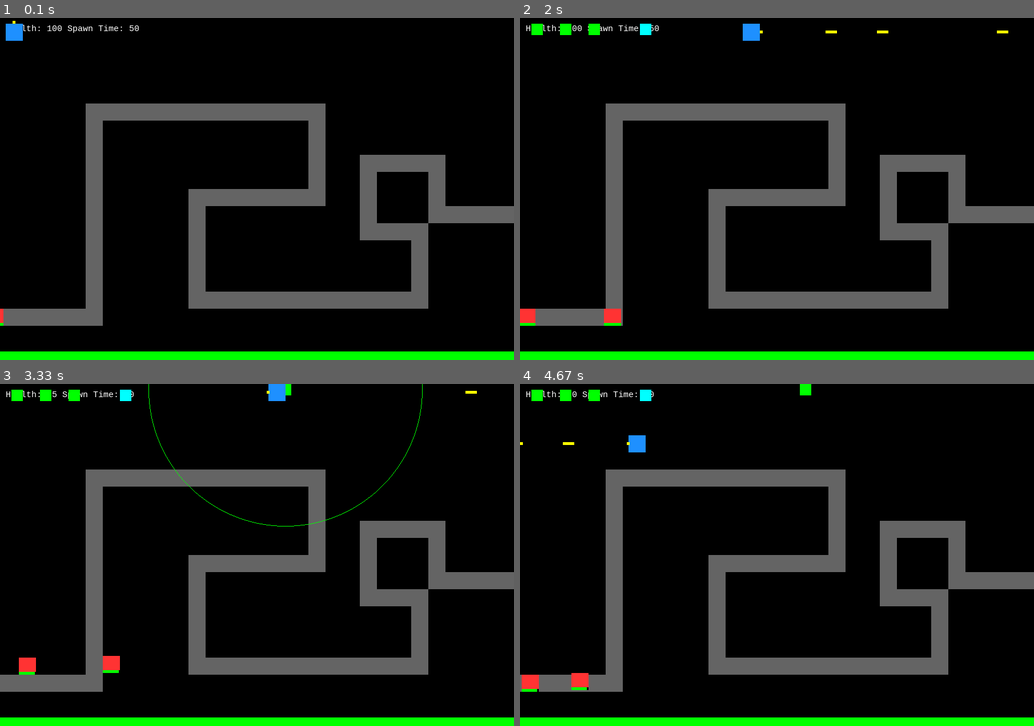
Above: before the commit, frames 1-4 (two rows, left to right).
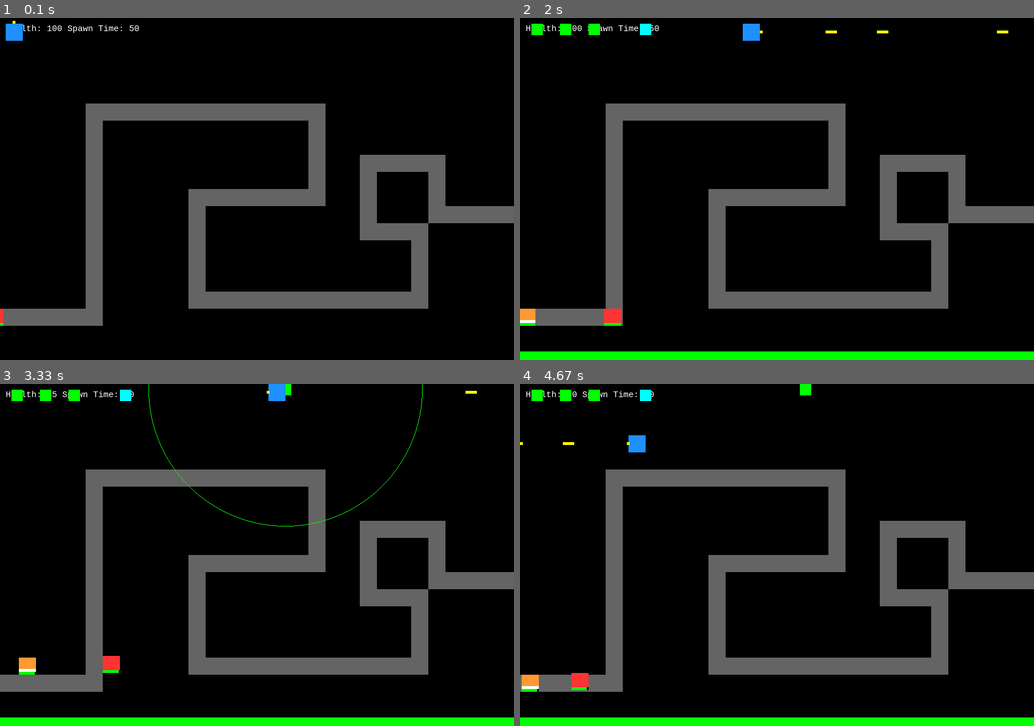
Above: after the commit, the same moments.

Repository: JasZhe/Tower-Defense
Game: pygame game, started from game.py
Two runs of this game, one before a commit and one after it. Both use one fixed random seed, a clock stepped at 60 frames per second and the inputs below. The source is Python 2; it was converted automatically to run under Python 3.
Inputs:
- Up to frame 1 (0.1 s): no input
- Up to frame 2 (2 s): hold T 0.33-0.8 s; hold Right 0.33-0.8 s; tap Space at 0.83, 1.23, 1.53, 1.73 s; hold U 1.17-1.63 s; hold Right 1.17-1.63 s; hold D 1.17-1.63 s; tap T at 1.32 s; hold Right from 1.67 s (still down); hold D from 1.67 s (still down)
- Up to frame 3 (3.33 s): tap Space at 2.03, 2.23, 2.57, 2.87, 3.07 s; release Right at 2.13 s; release D at 2.13 s; hold Up 2.17-2.47 s; hold W 2.17-2.47 s; tap J at 2.32 s; hold Right 2.5-2.97 s; hold D 2.5-2.97 s; tap T at 2.65 s; hold Left from 3 s (still down); hold A from 3 s (still down)
- Up to frame 4 (4.67 s): tap Space at 3.37, 3.63, 3.97, 4.27, 4.4 s; release Left at 3.53 s; release A at 3.53 s; hold Down 3.57-3.87 s; hold S 3.57-3.87 s; tap J at 3.72 s; hold G 3.9-4.3 s; hold Left 3.9-4.3 s; hold A 3.9-4.3 s; tap T at 4.05 s; hold Left from 4.33 s (still down); hold A from 4.33 s (still down)

The runs differ from the first frame. In frame 1, 2.5% of the frame differs, in the area x 0-100%, y 97-100%; in frame 2, 0.1%; in frame 3, 0.1%; in frame 4, 0.1%.

Commit message:
added shield enemies, added bullet types, aoe damage should work better now, moved sounds to properties, towers return their bullet type

Diff:
--- /dev/null
+++ b/bullets.py
@@ -0,0 +1,47 @@
+import pygame, sys
+from functions import *
+from properties import *
+
+class Bullet(object):
+    def __init__(self, speed, pos, colour, screen_height, screen_width, width = 5, height = 20, damage = 10):
+        self.speed = speed
+        # Inital position of the bullet ie. where the player made the shot
+        self.body = pygame.Rect(pos, (width, height))
+        self.colour = colour
+        self.screen_height = screen_height
+        self.screen_width = screen_width
+        self.damage = damage
+
+    def update(self):
+        self.body.move_ip(self.speed)
+
+    # Return true if the bullet leaves the screen
+    # percent_margin is the the margin buffer outsize the view before it's destroyed
+    def check_destroy(self, percent_margin = 0.2):
+        if self.body.top > self.screen_height * (1 + percent_margin) \
+        or self.body.bottom < 0 - self.screen_height * percent_margin \
+        or self.body.left > self.screen_width * (1 + percent_margin) \
+        or self.body.right < 0 - self.screen_width * percent_margin:
+            return True
+        else:
+            return False
+
+
+class Sniper_Bullet(Bullet):
+    def __init__(self, bullet):
+        self.speed = bullet.speed
+        self.body = bullet.body
+        self.colour = bullet.colour
+        self.screen_height = bullet.screen_height
+        self.screen_width = bullet.screen_width
+        self.damage = bullet.damage
+
+
+class Heavy_Bullet(Bullet):
+    def __init__(self, bullet):
+        self.speed = bullet.speed
+        self.body = bullet.body
+        self.colour = bullet.colour
+        self.screen_height = bullet.screen_height
+        self.screen_width = bullet.screen_width
+        self.damage = bullet.damage
--- a/classes.py
+++ b/classes.py
@@ -48,63 +48,63 @@
             pygame.draw.rect(screen, self.gun_colour,
             pygame.Rect(coord_add(self.body.topright, (0,  (self.body.height - self.gun_size)/2)),
                 (self.gun_size, self.gun_size)))
-
+"""
 class Enemy(object):
-        # Add health
-        def __init__(self, body, colour, velocity, screen_width, screen_height, hp, max_hp = 100):
-
-            self.body = body
-            self.velocity = velocity # Tuple (v_x, v_y)
-            self.colour = colour
-            self.screen_width = screen_width
-            self.screen_height = screen_height
-            self.hp = hp
-            self.max_hp = max_hp
-
-
-        def update(self):
-            self.body.move_ip(self.velocity)
-
-        # Return true if the enemy has left the screen or destroyed
-        def check_destroy(self, percent_margin = 0.2):
-            if self.hp <= 0 \
-            or self.body.top > self.screen_height * (1 + percent_margin) \
-            or self.body.bottom < 0 - self.screen_height * percent_margin \
-            or self.body.left > self.screen_width * (1 + percent_margin) \
-            or self.body.right < 0 - self.screen_width * percent_margin:
-                return True
+    # Add health
+    def __init__(self, body, colour, velocity, screen_width, screen_height, hp, max_hp = 100):
+
+        self.body = body
+        self.velocity = velocity # Tuple (v_x, v_y)
+        self.colour = colour
+        self.screen_width = screen_width
+        self.screen_height = screen_height
+        self.hp = hp
+        self.max_hp = max_hp
+
+
+    def update(self):
+        self.body.move_ip(self.velocity)
+
+    # Return true if the enemy has left the screen or destroyed
+    def check_destroy(self, percent_margin = 0.2):
+        if self.hp <= 0 \
+        or self.body.top > self.screen_height * (1 + percent_margin) \
+        or self.body.bottom < 0 - self.screen_height * percent_margin \
+        or self.body.left > self.screen_width * (1 + percent_margin) \
+        or self.body.right < 0 - self.screen_width * percent_margin:
+            return True
+        else:
+            return False
+
+    def breach(self, percent_margin  = 0.2):
+        return self.hp > 0 and self.check_destroy(percent_margin)
+
+    # get_direction()
+    # returns the direction that the enemy is going
+    # Void -> One of ['U', 'D', 'L', 'R']
+    def get_direction(self):
+        if self.velocity[0] == 0:
+            if self.velocity[1] > 0:
+                return 'D'
             else:
-                return False
-
-        def breach(self, percent_margin  = 0.2):
-            return self.hp > 0 and self.check_destroy(percent_margin)
-
-        # get_direction()
-        # returns the direction that the enemy is going
-        # Void -> One of ['U', 'D', 'L', 'R']
-        def get_direction(self):
-            if self.velocity[0] == 0:
-                if self.velocity[1] > 0:
-                    return 'D'
-                else:
-                    return 'U'
-            elif self.velocity[0] > 0:
-                return 'R'
-            else:
-                return 'L'
-        # turn
-        # Changes the direction that the enemy is going
-        # One of ['U', 'D', 'L', 'R'] -> Void
-        def turn(self, direction):
-            speed = max(abs(self.velocity[0]), abs(self.velocity[1]))
-            if direction == 'U':
-                self.velocity = (0, -speed)
-            elif direction == 'D':
-                self.velocity = (0, speed)
-            elif direction == 'L':
-                self.velocity = (-speed, 0)
-            elif direction == 'R':
-                self.velocity = (speed, 0)
+                return 'U'
+        elif self.velocity[0] > 0:
+            return 'R'
+        else:
+            return 'L'
+    # turn
+    # Changes the direction that the enemy is going
+    # One of ['U', 'D', 'L', 'R'] -> Void
+    def turn(self, direction):
+        speed = max(abs(self.velocity[0]), abs(self.velocity[1]))
+        if direction == 'U':
+            self.velocity = (0, -speed)
+        elif direction == 'D':
+            self.velocity = (0, speed)
+        elif direction == 'L':
+            self.velocity = (-speed, 0)
+        elif direction == 'R':
+            self.velocity = (speed, 0)
 
 
 class Bullet(object):
@@ -130,6 +130,7 @@
             return True
         else:
             return False
+"""
 
 # Class for the game map
 # Constructor: listOf(listOf(Int))
--- /dev/null
+++ b/enemies.py
@@ -0,0 +1,104 @@
+import pygame, sys
+from functions import *
+from properties import *
+from bullets import *
+
+class Enemy(object):
+        # Add health
+        def __init__(self, body, colour, velocity, screen_width, screen_height, hp, max_hp = 100):
+
+            self.body = body
+            self.velocity = velocity # Tuple (v_x, v_y)
+            self.colour = colour
+            self.screen_width = screen_width
+            self.screen_height = screen_height
+            self.hp = hp
+            self.max_hp = max_hp
+
+
+        def update(self):
+            self.body.move_ip(self.velocity)
+
+        # Return true if the enemy has left the screen or destroyed
+        def check_destroy(self, percent_margin = 0.2):
+            if self.hp <= 0 \
+            or self.body.top > self.screen_height * (1 + percent_margin) \
+            or self.body.bottom < 0 - self.screen_height * percent_margin \
+            or self.body.left > self.screen_width * (1 + percent_margin) \
+            or self.body.right < 0 - self.screen_width * percent_margin:
+                return True
+            else:
+                return False
+
+        def breach(self, percent_margin  = 0.2):
+            return self.hp > 0 and self.check_destroy(percent_margin)
+
+        # get_direction()
+        # returns the direction that the enemy is going
+        # Void -> One of ['U', 'D', 'L', 'R']
+        def get_direction(self):
+            if self.velocity[0] == 0:
+                if self.velocity[1] > 0:
+                    return 'D'
+                else:
+                    return 'U'
+            elif self.velocity[0] > 0:
+                return 'R'
+            else:
+                return 'L'
+        # turn
+        # Changes the direction that the enemy is going
+        # One of ['U', 'D', 'L', 'R'] -> Void
+        def turn(self, direction):
+            speed = max(abs(self.velocity[0]), abs(self.velocity[1]))
+            if direction == 'U':
+                self.velocity = (0, -speed)
+            elif direction == 'D':
+                self.velocity = (0, speed)
+            elif direction == 'L':
+                self.velocity = (-speed, 0)
+            elif direction == 'R':
+                self.velocity = (speed, 0)
+
+        def check_hit(self, bullet):
+            return bullet.body.colliderect(self.body)
+
+        # if bullet collides with enemy, subtract the damage of the bullet from hp
+        def damage(self, bullet):
+            explosion_radius = 200
+
+            if type(bullet) is Heavy_Bullet:
+                if distance(bullet.body.center, self.body.center) <= explosion_radius:
+                    self.hp = max(self.hp - bullet.damage * \
+                                1 / (1 + math.sqrt(distance(bullet.body.center, self.body.center))/30),0)
+
+            else:
+                self.hp = max(self.hp - bullet.damage, 0)
+
+
+class Shield_Enemy(Enemy):
+
+    def __init__(self, enemy, shield_hp = 100):
+            self.body = enemy.body
+            self.velocity = enemy.velocity # Tuple (v_x, v_y)
+            self.colour = enemy.colour
+            self.screen_width = enemy.screen_width
+            self.screen_height = enemy.screen_height
+            self.hp = enemy.hp
+            self.max_hp = enemy.max_hp
+            self.shield_hp = shield_hp
+            self.max_shield = shield_hp
+
+    # Shield guys not affected by aoe damage
+    # Shield takes double damage
+    # Bring the shield below 0 does not affect regular hp
+    def damage(self, bullet):
+        if self.shield_hp == 0:
+            super(Shield_Enemy, self).damage(bullet)
+        else:
+            if type(bullet) is Heavy_Bullet:
+                if distance(bullet.body.center, self.body.center) <= 100:
+                        self.shield_hp = max(self.shield_hp - bullet.damage * \
+                                    1 / (1 + math.sqrt(distance(bullet.body.center, self.body.center))/30), 0)
+            else:
+                self.shield_hp = max(self.shield_hp - (2 * bullet.damage), 0)
--- a/game.py
+++ b/game.py
@@ -3,6 +3,8 @@
 from classes import *
 from properties import *
 from towers import *
+from enemies import *
+from bullets import *
 
 # Need to implement:
 #
@@ -55,10 +57,6 @@
 
 #*************************************************************
 pygame.init()
-
-# Mixer is for sounds
-pygame.mixer.pre_init(44100, -16, 2, 2048)
-pygame.mixer.init()
 
 # Map settings
 game_map = Map('map.txt')
@@ -108,22 +106,6 @@
 label = myfont.render("Health: %d SpawnRate: %d" % (enemy_initial_hp, spawn_time),
     1, (255, 255, 255))
 screen.blit(label, (100, 100))
-
-# Sounds
-rifle_gun = pygame.mixer.Sound(file="sounds/rifle_gun.wav")
-sniper_gun = pygame.mixer.Sound(file="sounds/sniper_gun.wav")
-machine_gun = pygame.mixer.Sound(file="sounds/machine_gun.wav")
-player_gun = pygame.mixer.Sound(file="sounds/player_gun.wav")
-heavy_gun = pygame.mixer.Sound(file="sounds/heavy_gun.wav")
-
-explode_sound = pygame.mixer.Sound(file="sounds/explode_sound.wav")
-
-tower_sounds = {
-    "rifle" : rifle_gun,
-    "sniper" : sniper_gun,
-    "machine_gun" : machine_gun,
-    "heavy" : heavy_gun
-}
 
 # Main Gameloop
 while True:
@@ -146,8 +128,15 @@
     # Every clock update the counter will increment by one, when spawn_time
     # ticks have passed an enemy will spawn.
     if counter % spawn_time == 0:
-        enemy_list.append(Enemy(pygame.Rect((enemy_start[0] - enemy_size[0], enemy_start[1]), enemy_size), RED,
+        rand = random.randint(0, 5)
+
+        if rand == 5:
+            enemy = Shield_Enemy(Enemy(pygame.Rect((enemy_start[0] - enemy_size[0], enemy_start[1]), enemy_size), ORANGE,
                                 enemy_speed, WIDTH, HEIGHT, enemy_initial_hp, enemy_max_hp))
+        else:
+            enemy = Enemy(pygame.Rect((enemy_start[0] - enemy_size[0], enemy_start[1]), enemy_size), RED,
+                                enemy_speed, WIDTH, HEIGHT, enemy_initial_hp, enemy_max_hp)
+        enemy_list.append(enemy)
 
     pressed = pygame.key.get_pressed()
     if pressed[pygame.K_UP]:
@@ -196,7 +185,7 @@
             last_shot = now
 
     if pressed[pygame.K_t]:
-        rand = random.randint(0,3)
+        rand = random.randint(3,3)
         if rand == 0:
             temp = Rifle_Tower((player.body.x, player.body.y))
         elif rand == 1:
@@ -326,21 +315,20 @@
     # Put draw and remove in different loops
     for enemy in enemy_list:
         for bullet in bullet_list:
-            if bullet.body.colliderect(enemy.body):
-                enemy.hp = max(enemy.hp - SHOT_DMG, 0)
+            if enemy.check_hit(bullet):
+                enemy.damage(bullet)
                 bullet_list.remove(bullet)
         for bullet in tower_bullets:
-            if bullet.body.colliderect(enemy.body):
-                enemy.hp = max(enemy.hp - bullet.damage, 0)
-                tower_bullets.remove(bullet)
-
+            if enemy.check_hit(bullet):
                 # AOE weapon
-                if bullet.body.width == 15:
+                if type(bullet) is Heavy_Bullet: # bullet hit, then explodes because it's aoe bullet
                     pygame.mixer.Sound.play(explode_sound)
                     for enemy in enemy_list:
-                        if distance(bullet.body.center, enemy.body.center) <= 100:
-                            enemy.hp = max(enemy.hp - bullet.damage * \
-                            1 / (1 + math.sqrt(distance(bullet.body.center, enemy.body.center))/30),0)
+                        enemy.damage(bullet)
+                    tower_bullets.remove(bullet)
+                else:
+                    enemy.damage(bullet)
+                    tower_bullets.remove(bullet)
 
         if enemy.breach():
             master_hp.decrease_hp(10)
@@ -361,8 +349,6 @@
         #     1, (255, 255, 255)), enemy.body.bottomleft)
 
         # HP Bar
-        pygame.draw.rect(screen, BLACK, [enemy.body.x, enemy.body.y + enemy.body.height - 5, enemy.body.width, 5])
-
         color = BLACK
         if enemy.hp > 0:
             if enemy.hp > 50:
@@ -372,9 +358,21 @@
             else:
                 colour = RED
 
-        master_hp.draw(screen)
-        pygame.draw.rect(screen, colour,
-            [enemy.body.x, enemy.body.y + enemy.body.height - 5, enemy.body.width * enemy.hp / enemy.max_hp, 5])
+        if type(enemy) is Shield_Enemy:
+            pygame.draw.rect(screen, BLACK, [enemy.body.x, enemy.body.y + enemy.body.height - 5, enemy.body.width, 5])
+            pygame.draw.rect(screen, BLACK, [enemy.body.x, enemy.body.y + enemy.body.height - 10, enemy.body.width, 5])
+
+            master_hp.draw(screen)
+            pygame.draw.rect(screen, colour,
+                [enemy.body.x, enemy.body.y + enemy.body.height - 5, enemy.body.width * enemy.hp / enemy.max_hp, 5])
+
+            pygame.draw.rect(screen, WHITE,
+                [enemy.body.x, enemy.body.y + enemy.body.height - 10, enemy.body.width * enemy.shield_hp / enemy.max_shield, 5])
+        else:
+            pygame.draw.rect(screen, BLACK, [enemy.body.x, enemy.body.y + enemy.body.height - 5, enemy.body.width, 5])
+            pygame.draw.rect(screen, colour,
+                [enemy.body.x, enemy.body.y + enemy.body.height - 5, enemy.body.width * enemy.hp / enemy.max_hp, 5])
+
         enemy.update()
 
     pygame.display.update()
--- a/properties.py
+++ b/properties.py
@@ -1,3 +1,4 @@
+import pygame, sys
 # Game properties can be changed/added here
 
 # Colours
@@ -12,6 +13,26 @@
 DARK_BLUE = (0, 30, 205)
 CYAN = (0, 255, 255)
 GRAY = (100, 100, 100)
+
+# Mixer is for sounds
+pygame.mixer.pre_init(44100, -16, 2, 2048)
+pygame.mixer.init()
+
+# Sounds
+rifle_gun = pygame.mixer.Sound(file="sounds/rifle_gun.wav")
+sniper_gun = pygame.mixer.Sound(file="sounds/sniper_gun.wav")
+machine_gun = pygame.mixer.Sound(file="sounds/machine_gun.wav")
+player_gun = pygame.mixer.Sound(file="sounds/player_gun.wav")
+heavy_gun = pygame.mixer.Sound(file="sounds/heavy_gun.wav")
+
+explode_sound = pygame.mixer.Sound(file="sounds/explode_sound.wav")
+
+tower_sounds = {
+    "rifle" : rifle_gun,
+    "sniper" : sniper_gun,
+    "machine_gun" : machine_gun,
+    "heavy" : heavy_gun
+}
 
 # Timing constants
 FRAME_RATE = 30
@@ -37,102 +58,3 @@
 UPGRADE_DELAY = 300
 INITIAL_SIZE = (20, 20)
 upgrade_list = [GREEN, CYAN, BLUE, DARK_BLUE, YELLOW, ORANGE, MAGENTA, WHITE]
-
-
-rifle_stats = {
-	"damage" : {GREEN : 25, CYAN : 30, BLUE : 35, DARK_BLUE : 40, YELLOW : 45, ORANGE : 50,
-					MAGENTA : 55, WHITE : 60},
-
-	"cost" : {GREEN : 5, CYAN : 10, BLUE : 15, DARK_BLUE : 20, YELLOW : 30, ORANGE : 40,
-					MAGENTA : 60, WHITE : 80},
-
-	"inflation" : {GREEN : (0, 0), CYAN : (0, 0), BLUE : (10, 10), DARK_BLUE : (0, 0),
-				  YELLOW : (5, 5), ORANGE : (0, 0), MAGENTA : (5, 5), WHITE : (5, 5)},
-
-	"range" : {GREEN : 180, CYAN : 190, BLUE : 200, DARK_BLUE : 210, YELLOW : 220, ORANGE : 230,
-					MAGENTA : 240, WHITE : 250},
-
-	"reload": 30,
-
-
-	"shell_speed": 20
-}
-
-sniper_stats = {
-	"damage" : {GREEN : 80, CYAN : 90, BLUE : 100, DARK_BLUE : 120, YELLOW : 140, ORANGE : 160,
-					MAGENTA : 180, WHITE : 200},
-
-	"cost" : {GREEN : 50, CYAN : 100, BLUE : 150, DARK_BLUE : 200, YELLOW : 300, ORANGE : 400,
-					MAGENTA : 600, WHITE : 800},
-
-	"inflation" : {GREEN : (0, 0), CYAN : (0, 0), BLUE : (10, 10), DARK_BLUE : (0, 0),
-				  YELLOW : (5, 5), ORANGE : (0, 0), MAGENTA : (5, 5), WHITE : (5, 5)},
-
-	"range" : {GREEN : 240, CYAN : 260, BLUE : 280, DARK_BLUE : 300, YELLOW : 310, ORANGE : 320,
-					MAGENTA : 330, WHITE : 340},
-
-	"reload": 90,
-
-
-	"shell_speed": 30
-
-}
-
-machine_gun_stats = {
-	"damage" : {GREEN : 5, CYAN : 6, BLUE : 7, DARK_BLUE : 8, YELLOW : 9, ORANGE : 10,
-					MAGENTA : 12, WHITE : 14},
-
-	"cost" : {GREEN : 50, CYAN : 100, BLUE : 150, DARK_BLUE : 200, YELLOW : 300, ORANGE : 400,
-					MAGENTA : 600, WHITE : 800},
-
-	"inflation" : {GREEN : (0, 0), CYAN : (0, 0), BLUE : (10, 10), DARK_BLUE : (0, 0),
-				  YELLOW : (5, 5), ORANGE : (0, 0), MAGENTA : (5, 5), WHITE : (5, 5)},
-
-	"range" : {GREEN : 170, CYAN : 180, BLUE : 190, DARK_BLUE : 200, YELLOW : 210, ORANGE : 220,
-					MAGENTA : 230, WHITE : 240},
-
-	"reload": 4,
-
-
-	"shell_speed": 15
-
-}
-
-heavy_gun_stats = {
-	"damage" : {GREEN : 60, CYAN : 70, BLUE : 80, DARK_BLUE : 90, YELLOW : 100, ORANGE : 120,
-					MAGENTA : 140, WHITE : 160},
-
-	"cost" : {GREEN : 50, CYAN : 100, BLUE : 150, DARK_BLUE : 200, YELLOW : 300, ORANGE : 400,
-					MAGENTA : 600, WHITE : 800},
-
-	"inflation" : {GREEN : (0, 0), CYAN : (0, 0), BLUE : (10, 10), DARK_BLUE : (0, 0),
-				  YELLOW : (5, 5), ORANGE : (0, 0), MAGENTA : (5, 5), WHITE : (5, 5)},
-
-	"range" : {GREEN : 250, CYAN : 260, BLUE : 270, DARK_BLUE : 280, YELLOW : 300, ORANGE : 320,
-					MAGENTA : 340, WHITE : 360},
-
-	"reload": 120,
-
-
-	"shell_speed": 10
-
-}
-
-tower_classes = {
-	"rifle": rifle_stats,
-	"sniper": sniper_stats,
-	"machine_gun": machine_gun_stats,
-	"heavy": heavy_gun_stats
-}
-
-# tower_damage = {GREEN : 25, CYAN : 30, BLUE : 35, DARK_BLUE : 40, YELLOW : 45, ORANGE : 50,
-# 				MAGENTA : 55, WHITE : 60}
-
-# tower_cost = {GREEN : 5, CYAN : 10, BLUE : 15, DARK_BLUE : 20, YELLOW : 30, ORANGE : 40,
-# 				MAGENTA : 60, WHITE : 80}
-
-# tower_inflation = {GREEN : (0, 0), CYAN : (0, 0), BLUE : (10, 10), DARK_BLUE : (0, 0),
-# 			  YELLOW : (5, 5), ORANGE : (0, 0), MAGENTA : (5, 5), WHITE : (5, 5)}
-
-# tower_range = {GREEN : 180, CYAN : 190, BLUE : 200, DARK_BLUE : 210, YELLOW : 220, ORANGE : 230,
-# 				MAGENTA : 240, WHITE : 250}
--- a/towers.py
+++ b/towers.py
@@ -2,6 +2,7 @@
 from functions import *
 from properties import *
 from classes import *
+from bullets import *
 
 class Tower(object):
     def __init__(self, pos): #, tower_class = "rifle"):
@@ -158,6 +159,8 @@
 
     def shoot(self, enemy, HEIGHT, WIDTH):
         bullet = super(Sniper_Tower, self).shoot(enemy, HEIGHT, WIDTH)
+        if bullet is not None:
+            bullet = Sniper_Bullet(bullet)
         return bullet
 
 
@@ -259,6 +262,7 @@
         bullet = super(HeavyGun_Tower, self).shoot(enemy, HEIGHT, WIDTH)
 
         if bullet is not None:
+            bullet = Heavy_Bullet(bullet)
             bullet.body.width = 15
             bullet.body.height = 15
             return bullet
